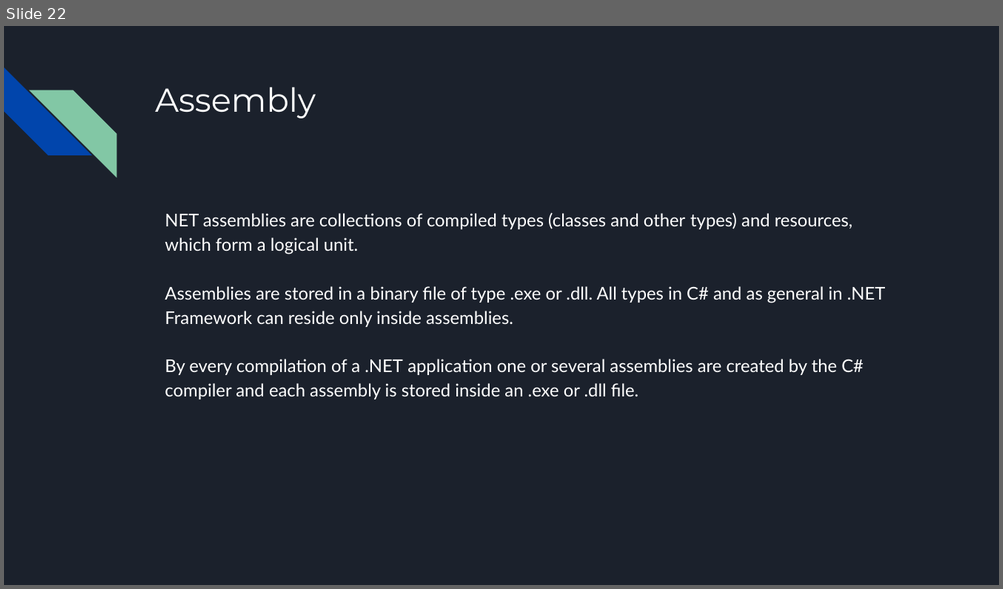
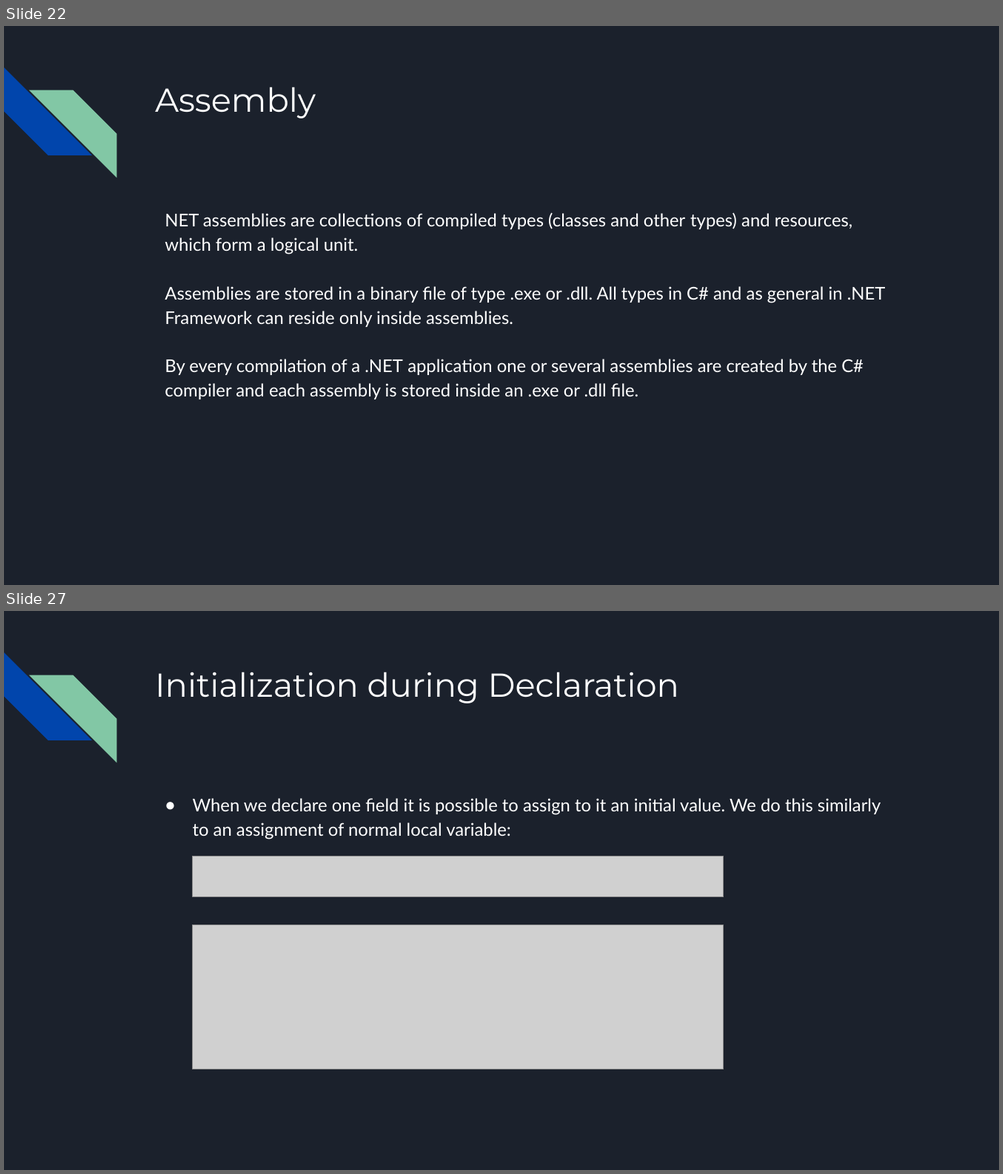
Before and after one commit to bulhard/Principles_Of_Programming, a slide deck: _Presentations/03 Defining classes.pptx. Shown one above the other, each under a label of ours: slide 22 before the commit, slides 22 and 27 after it; the slides between them are not shown. The pictures are 1003x589 and 1003x1174 pixels, drawn with LibreOffice and Linux fonts; fonts in the diff are those of the drawing; grey boxes stand for pictures. Boxes give left, top, right and bottom in pixels: in the first picture for what was removed or moved away, otherwise in the second. Text is boxed around its words. In the diff, an @@ line names an element or a change of style, - is before the commit and + after.

```diff
--- a/_Presentations/03 Defining classes.pptx
+++ b/_Presentations/03 Defining classes.pptx
@@ slide 27 added at (4,611,999,1170), background #1B212C; not listed: 2 template elements that a slide beside it also shows @@
@@ title added at (155,672,679,703), 32 pt, text #FFFFFF @@
+Initialization during Declaration
@@ text added at (193,798,880,840), 17 pt, text #FFFFFF @@
+● When we declare one field it is possible to assign to it an initial value. We do this similarly to an assignment of normal local variable:
@@ picture added at (193,857,723,897) @@
@@ picture added at (193,925,723,1070) @@
```
Also in this commit, not shown: 42 other slides added, 6 other files.
